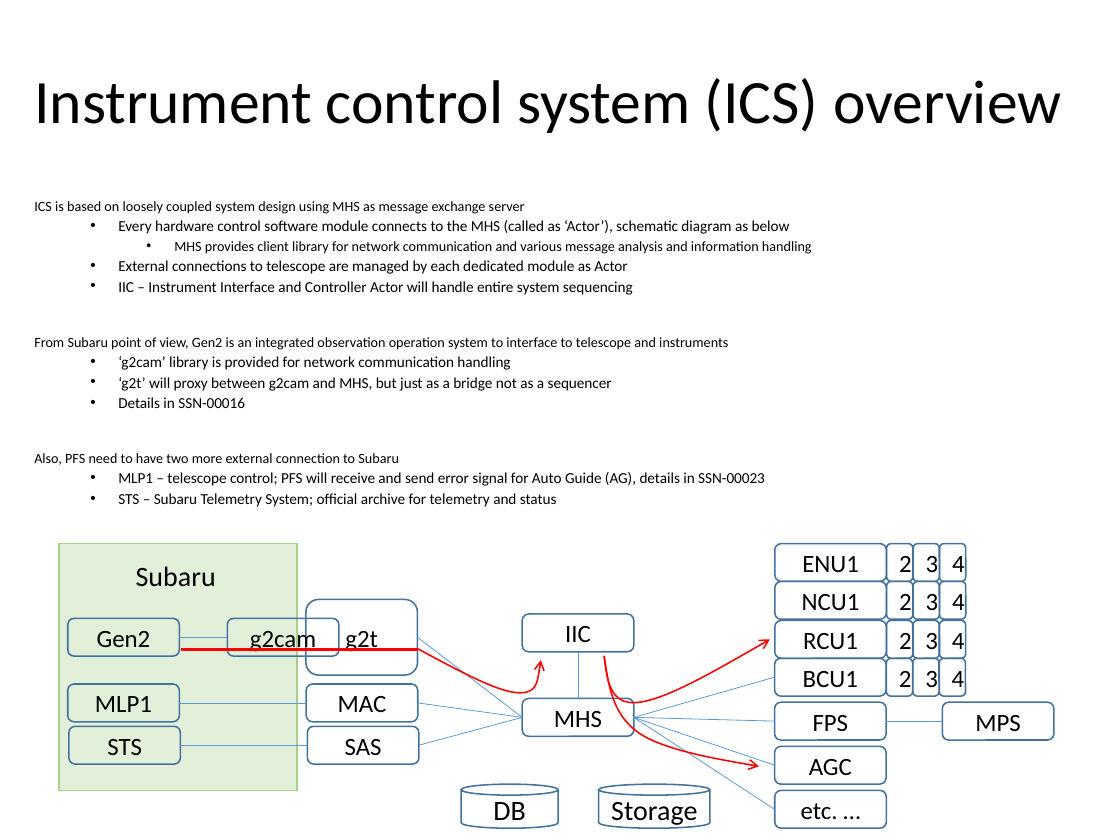
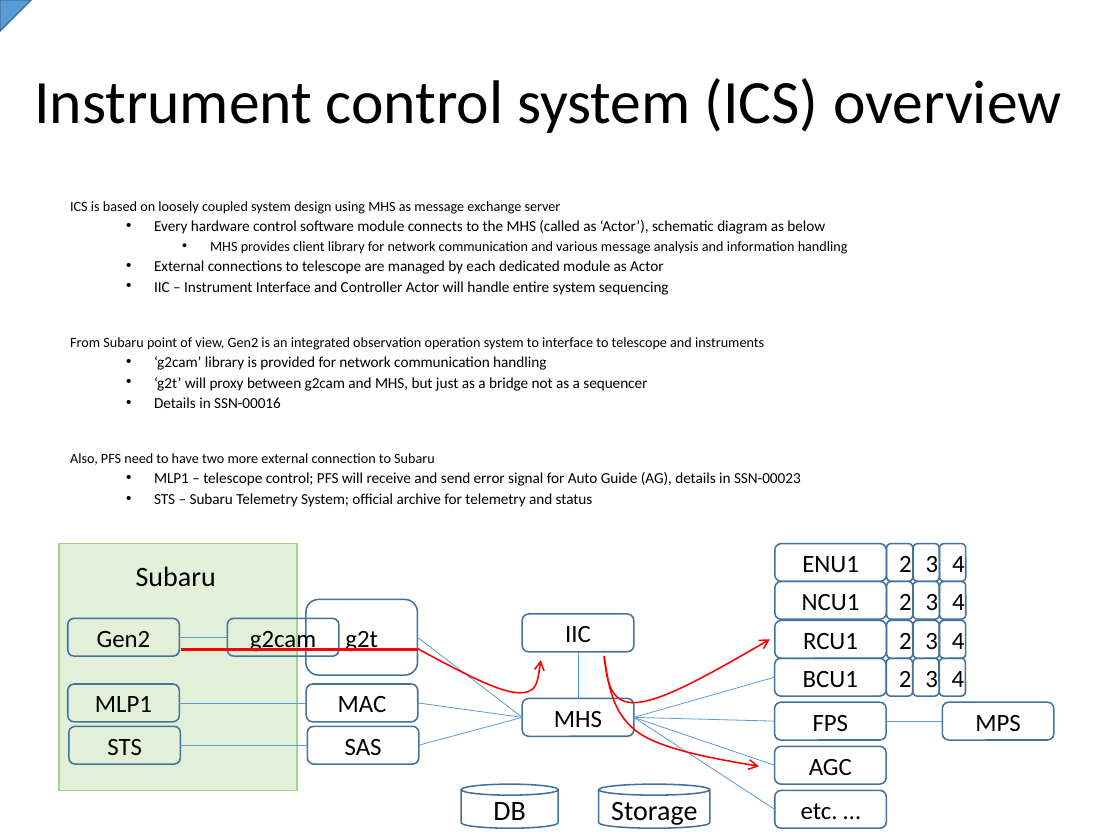
Before and after one commit to Subaru-PFS/ics_doc, a slide deck: slide 8 of SSN-00029.pptx. Drawn at 1120x840 pixels with LibreOffice and Linux fonts; fonts in the diff are those of the drawing. Boxes give left, top, right and bottom in pixels: in the first picture for what was removed or moved away, otherwise in the second. Text is boxed around its words. In the diff, an @@ line names an element or a change of style, - is before the commit and + after.

Commit message:
Added 1st draft for ICS overview and ICS support hardware

```diff
--- a/SSN-00029.pptx
+++ b/SSN-00029.pptx
@@ freeform shape added at (x1=0, y1=0, x2=31, y2=31), fill #5B9BD5, outline #43739E 1 pt @@
@@ text "ICS is based on loosely ..." moved from (x1=34, y1=201, x2=790, y2=507) to (x1=70, y1=201, x2=825, y2=507) @@
```
Also in this commit, not shown: 15 other slides changed, 8 slides added, 5 slides removed.
